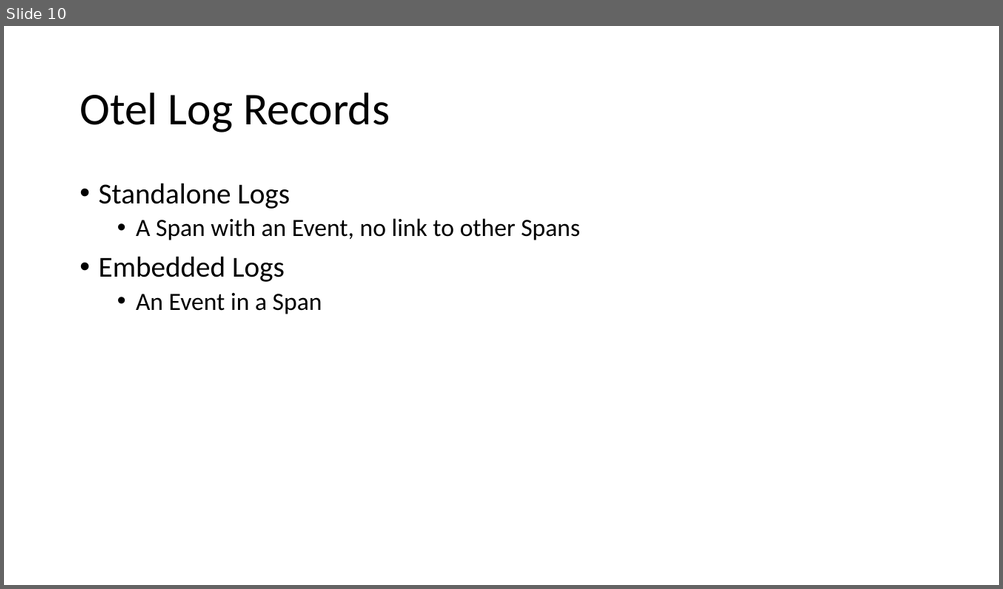
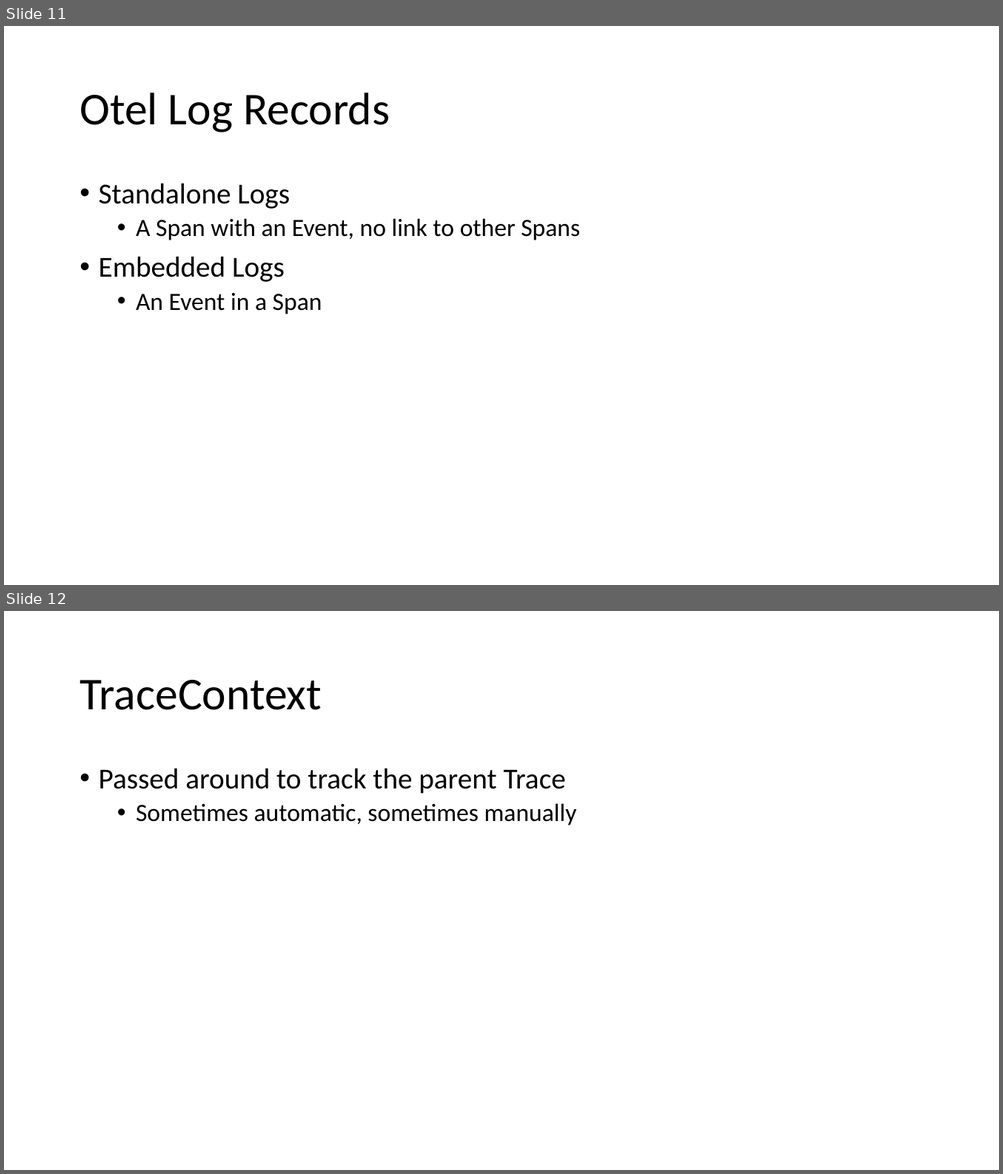
Before and after one commit to ProgrammerAL/Presentations-2023, a slide deck: 2023-03 - Orlando Code Camp - OpenTelemetry/Presentation.pptx. Shown one above the other, each under a label of ours: slide 10 before the commit, slides 11 and 12 after it. The pictures are 1003x589 and 1003x1174 pixels, drawn with LibreOffice and Linux fonts; fonts in the diff are those of the drawing. Boxes give left, top, right and bottom in pixels: in the first picture for what was removed or moved away, otherwise in the second. Text is boxed around its words. In the diff, an @@ line names an element or a change of style, - is before the commit and + after.

```diff
--- a/2023-03 - Orlando Code Camp - OpenTelemetry/Presentation.pptx
+++ b/2023-03 - Orlando Code Camp - OpenTelemetry/Presentation.pptx
@@ slide 12 added at (x1=4, y1=611, x2=999, y2=1170), background #FFFFFF @@
@@ title added at (x1=79, y1=680, x2=321, y2=710), 44 pt, text #000000 @@
+TraceContext
@@ text added at (x1=99, y1=768, x2=577, y2=826), 24 pt, text #000000 @@
+• Passed around to track the parent Trace
+  • Sometimes automatic, sometimes manually
@@ what was slide 10 is now slide 11 @@
```
Also in this commit, not shown: 1 slide changed, 4 other slides added, 2 slides removed, 21 other files.
